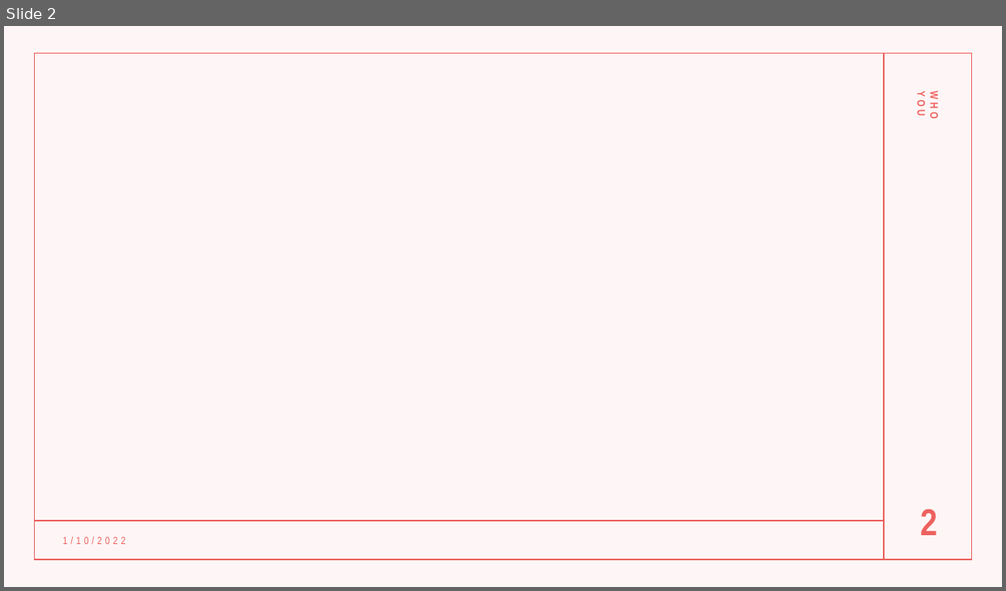
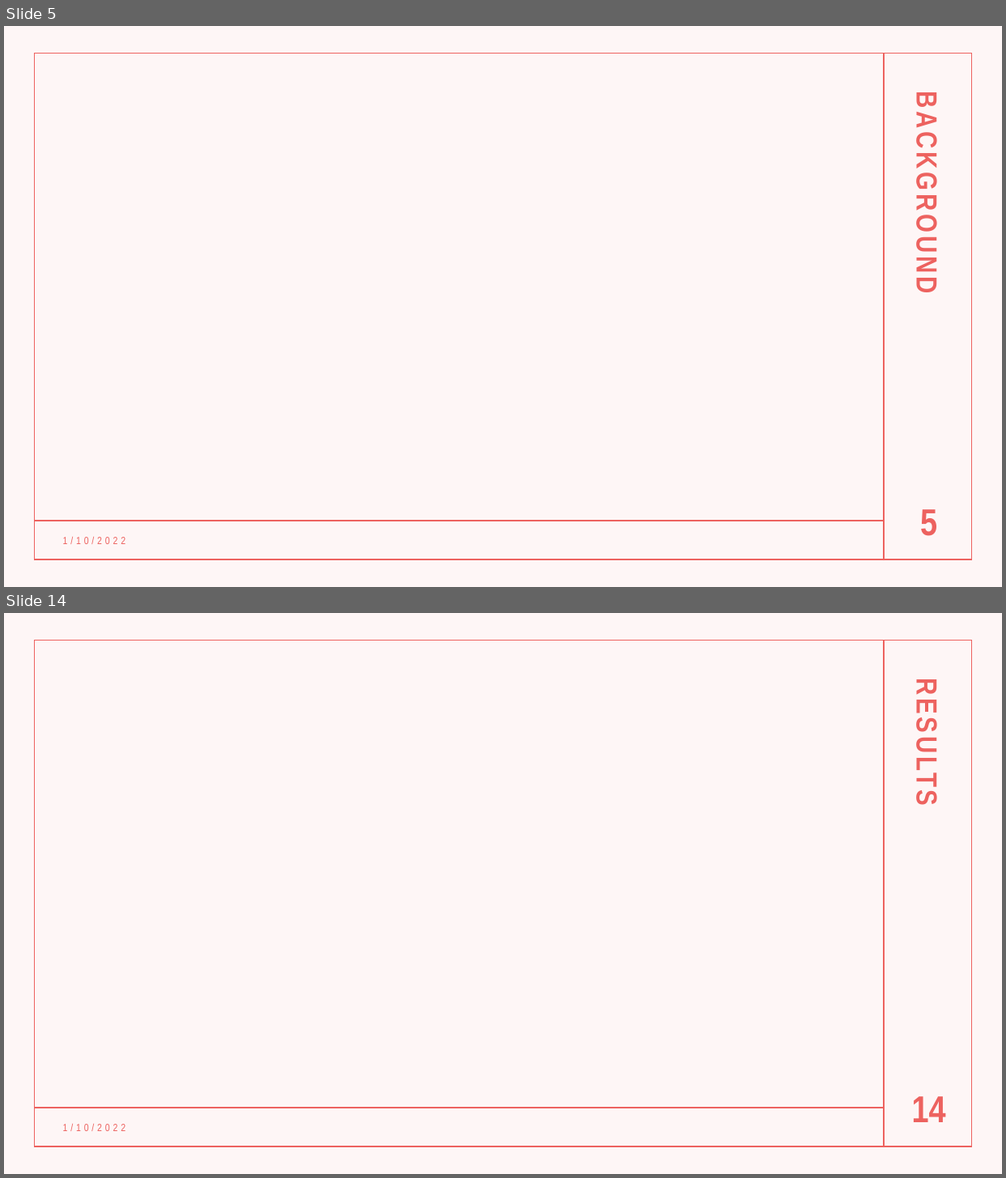
Before and after one commit to AlbiKovi/DSO110---Final-Group-Project, a slide deck: Is the Mega Millions a Mega Trap.pptm. Shown one above the other, each under a label of ours: slide 2 before the commit, slides 5 and 14 after it; the slides between them are not shown. The pictures are 1006x591 and 1006x1178 pixels, drawn with LibreOffice and Linux fonts; fonts in the diff are those of the drawing. Boxes give left, top, right and bottom in pixels: in the first picture for what was removed or moved away, otherwise in the second. Text is boxed around its words. In the diff, an @@ line names an element or a change of style, - is before the commit and + after.

```diff
--- a/Is the Mega Millions a Mega Trap.pptm
+++ b/Is the Mega Millions a Mega Trap.pptm
@@ slide 14 added at (4, 613, 1002, 1174), background #FFFFFF; not listed: 4 template elements that a slide beside it also shows @@
@@ text added at (914, 671, 944, 1007), 28 pt, text #ED625F, bold @@
+RESULTS
@@ page number added at (912, 1097, 946, 1122), 36 pt, text #ED625F, bold @@
+14
@@ text added at (63, 1124, 126, 1131), 10 pt, text #ED625F @@
+1/10/2022
@@ what was slide 2 is now slide 5 @@
@@ slide 5 changed as well @@
@@ text at (910, 112, 944, 287): text changed; size 10.5 to 28 pt @@
-WHO
-YOU
+BACKGROUND
@@ page number at (920, 510, 937, 536): text changed @@
-2
+5
```
Also in this commit, not shown: 1 other slide changed, 16 other slides added.
